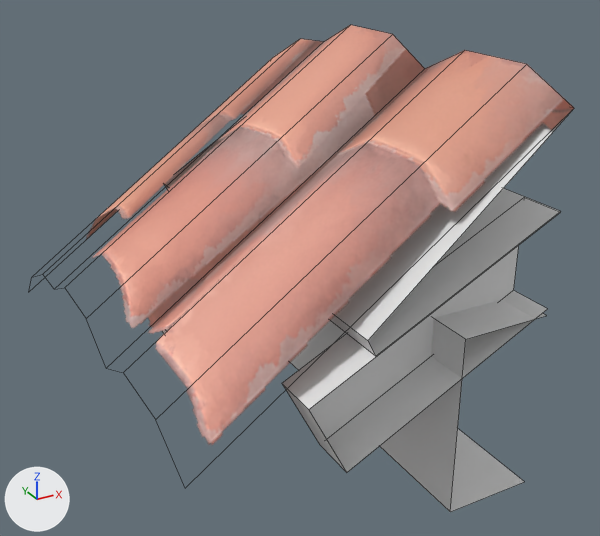
One commit to the FBX model models/structures/roof_kit/WallKit_Verge_End_Right_LOD0.fbx: the scene before it, then after it.
The view is the same before and after, from a 50 mm camera at (-1.159, -1.075, 2.741) aimed at (-0.267, 0.547, 1.93). Lighting does not change. The marker at lower left points along +X, +Y and +Z. Mesh edges are drawn as thin lines.

In view in the first picture: 'WallKit_Verge_End_Right_LOD0'.
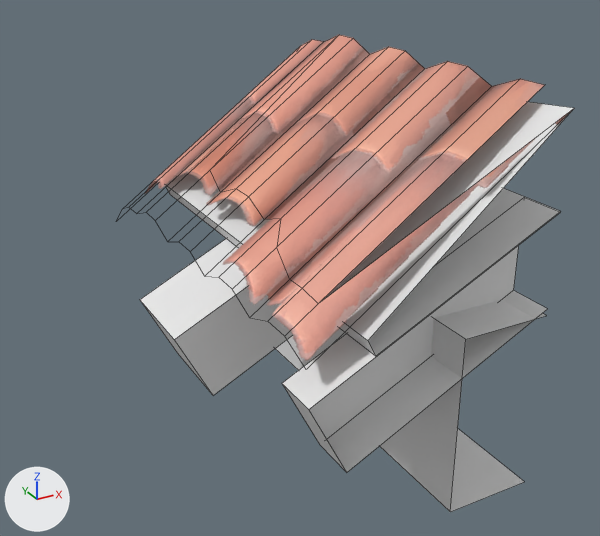
Patch to the scene script:
```diff
--- a/models/structures/roof_kit/WallKit_Verge_End_Right_LOD0.fbx.py
+++ b/models/structures/roof_kit/WallKit_Verge_End_Right_LOD0.fbx.py
@@ mat_shingles @@
+mat_shingles = bpy.data.materials.new('Shingles')
+# uses the picture img_shingles_01_df_png
+# uses the picture img_shingles_01_rg_png
@@ me_plane_074 @@
 # used by ob_wallkit_verge_end_right_lod0; location = (0.0, 0.0, 0.0)
-me_plane_074.from_pydata(...)  # 53 vertices, 26 faces; spans x -0.781..0.0, y 0.0..1.312, z 1.564..2.459
+me_plane_074.from_pydata(...)  # 75 vertices, 42 faces; spans x -0.638..0.0, y 0.0..1.109, z 1.564..2.428
+# me_plane_074 part 1
+# 14 vertices are removed from x -0.781..0.0, y 0.132..1.312, z 1.664..2.459
+# 9 faces are deleted
+# 3 vertices move from x -0.781, y 0.014..0.332, z 1.838..1.896 to x -0.55, y 0.01..0.156, z 2.004..2.032
+# 23 vertices are added at x -0.55..0.0, y 0.079..1.109, z 1.917..2.428
+# 7 new vertices lie (0.0, 0.067, 0.0) away from vertices in x -0.55..0.0, y 0.079..0.764, z 2.032..2.428
+# 6 new vertices lie (0.0, 0.079, -0.028) away from vertices in x -0.781..0.0, y 0.146..0.831, z 1.896..2.428
+# 10 new faces join them, mat_shingles
+# 15 new faces join them, mat_shingles_a2
 me_plane_074.materials.append(mat_woodbeams)
 me_plane_074.materials.append(mat_shingles_a2)
+me_plane_074.materials.append(mat_shingles)
```

Where the change shows, as pixel boxes (x1, y1, x2, y2) in the pictures (600 x 536 px):
'WallKit_Verge_End_Right_LOD0', reshaped (11% narrower): before (86, 25, 574, 512); after (140, 35, 574, 512)
part 1 of me_plane_074, built on: before (86, 25, 574, 444); after (144, 35, 572, 361)
